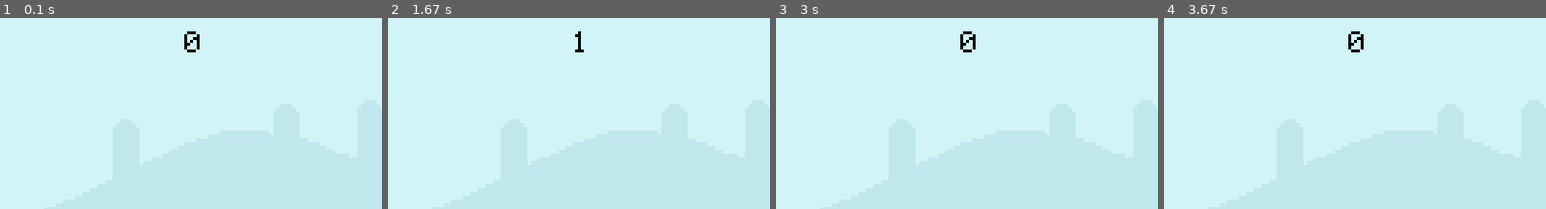
Above: before the commit, frames 1-4 (left to right).
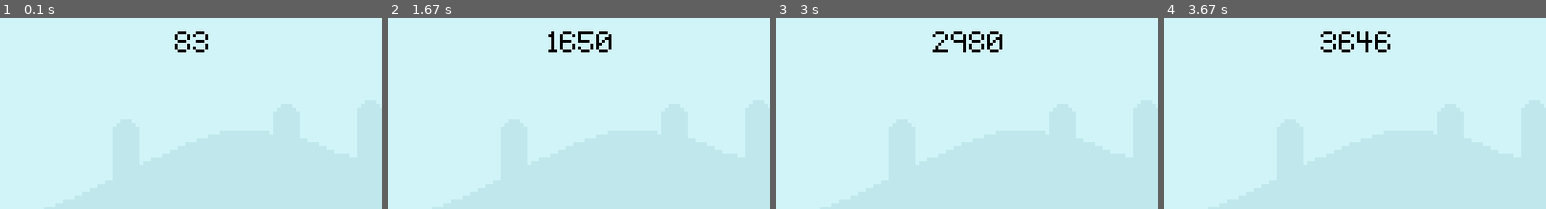
Above: after the commit, the same moments.

Repository: Kntobor/TheUltimateIntroToPygame
Game: pygame game, started from main.py
Same seed, same stepped clock (60 frames per second), same inputs: the game is played once before the commit and once after it.
Inputs (mouse positions are % of the whole screen's width and height, from its top left):
- Up to frame 1 (0.1 s): no input
- Up to frame 2 (1.67 s): click (50, 50) at 0.38 s; click (50, 56) at 0.72 s; click (19, 35) at 1.05 s
- Up to frame 3 (3 s): click (52, 16) at 1.88 s; click (47, 33) at 2.72 s
- Up to frame 4 (3.67 s): click (36, 29) at 3.05 s
The pictures show only the part of the screen within x 25-75%, y 0-50%; the shares and areas given below are measured in that part.

The runs differ from the first frame. In frame 1, 0.5% of the frame differs, in the area x 45-55%, y 7-18%; in frame 2, 0.7%; in frame 3, 0.9%, in the area x 41-60%, y 7-18%; in frame 4, 0.9%.

Commit message:
slightly rewrote the displayScore function to be simpler

Diff:
--- a/main.py
+++ b/main.py
@@ -2,8 +2,8 @@
 from sys import exit
 
 def displayScore():
-    currentTime = pygame.time.get_ticks() - timeSpent
-    scoreSurface = font.render(f'{int(currentTime / 1000)}', False, 'black')
+    currentTime = int(pygame.time.get_ticks() - timeSpent / 1000)
+    scoreSurface = font.render(f'{currentTime}', False, 'black')
     scoreRect = scoreSurface.get_rect(center = (400, 30))
     screen.blit(scoreSurface, scoreRect)
 timeSpent = 0
